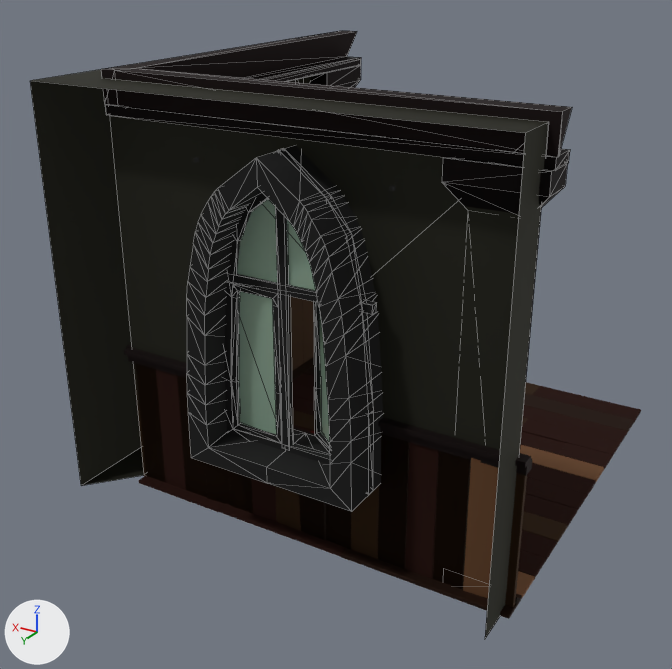
Before and after pictures for a commit that changed the FBX model Models/HabitaionVentana.fbx.
Rendered twice from a camera (50 mm lens) standing at (-8.84, 6.62, 4.87) and looking at (-5.25, 0.63, 1.88). Every picture has the same lights, and +X, +Y and +Z are marked at lower left. Mesh edges are drawn as thin lines on the coarser meshes. Where no turn or scale is listed for an object, it has been applied to the vertices. Vertices at the same position are counted once.

Objects in the first picture: 'BasePared', 'Columna1', 'Columna2', 'ParedVentana', 'ParedVentana.001', 'Suelo.001', 'Ventanal', 'VigaSup'.
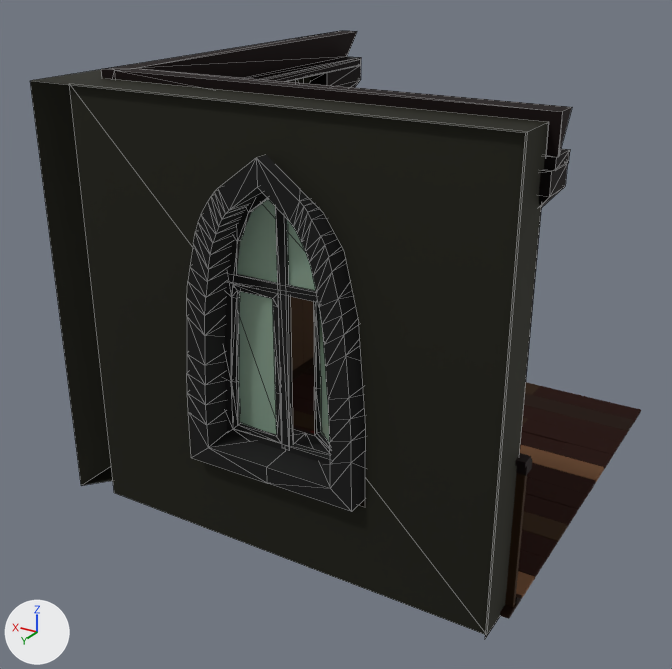
Where the newer file only moved an object's origin or applied its transform, the numbers keep the older frame.

Scene script edits in JSON lines:
```json
{"block": "me_box002_001", "where": "# used by ob_paredventana; location = (-5.71, 0.48, 0.73)"}
{"op": "remove", "block": "me_box002_001", "code": "me_box002_001.from_pydata(...)  # 37 vertices, 19 faces; spans x -1.52..2.03, y -1.97..1.61, z -0.01..3.22"}
{"op": "add", "block": "me_box002_001", "code": "me_box002_001.from_pydata(...)  # 54 vertices, 21 faces; spans x -1.52..2.03, y -1.97..1.61, z -0.01..3.22"}
{"block": "me_box002_001", "change": "me_box002_001 part 1: a new loose piece of 17 vertices spanning x -1.51..1.7, y 1.57, z 0.0..3.22, in mat_pared (black #3d3d35)"}
```

Where the change shows, as pixel boxes [x1, y1, x2, y2] in the pictures (672 x 669 px):
```json
{"part": 1, "of": "me_box002_001", "change": "added", "after": [69, 85, 525, 634], "on screen": "black"}
{"object": "ParedVentana.001", "change": "unchanged, covered by the edit", "before": [124, 347, 532, 608], "after": [293, 427, 532, 608]}
{"object": "Columna2", "change": "unchanged, covered by the edit", "before": [106, 105, 570, 589], "after": [539, 149, 570, 208]}
```
